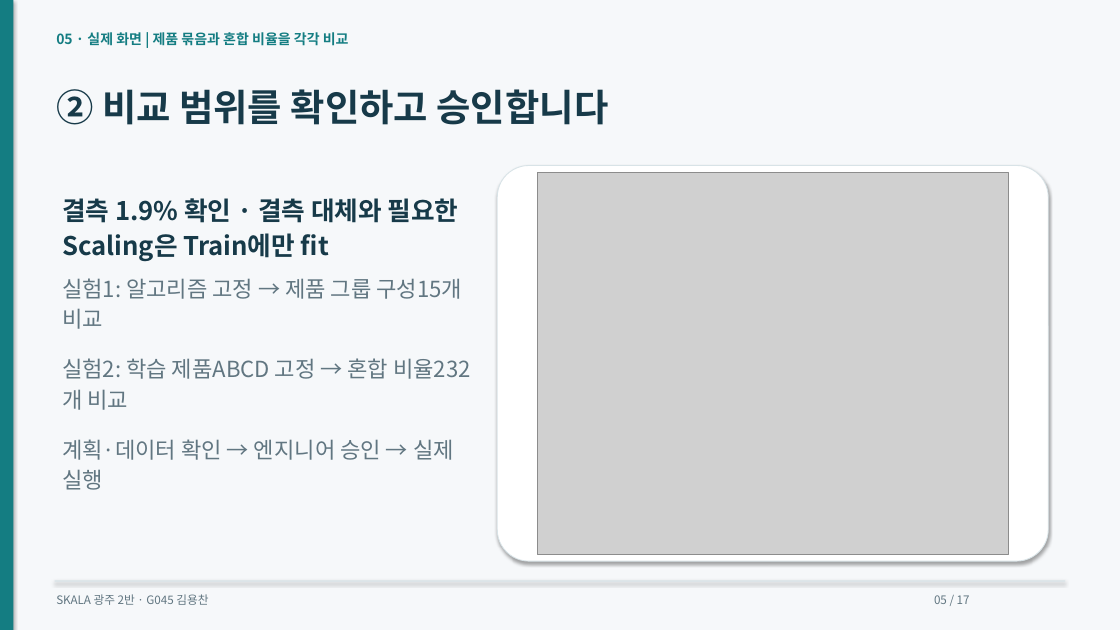
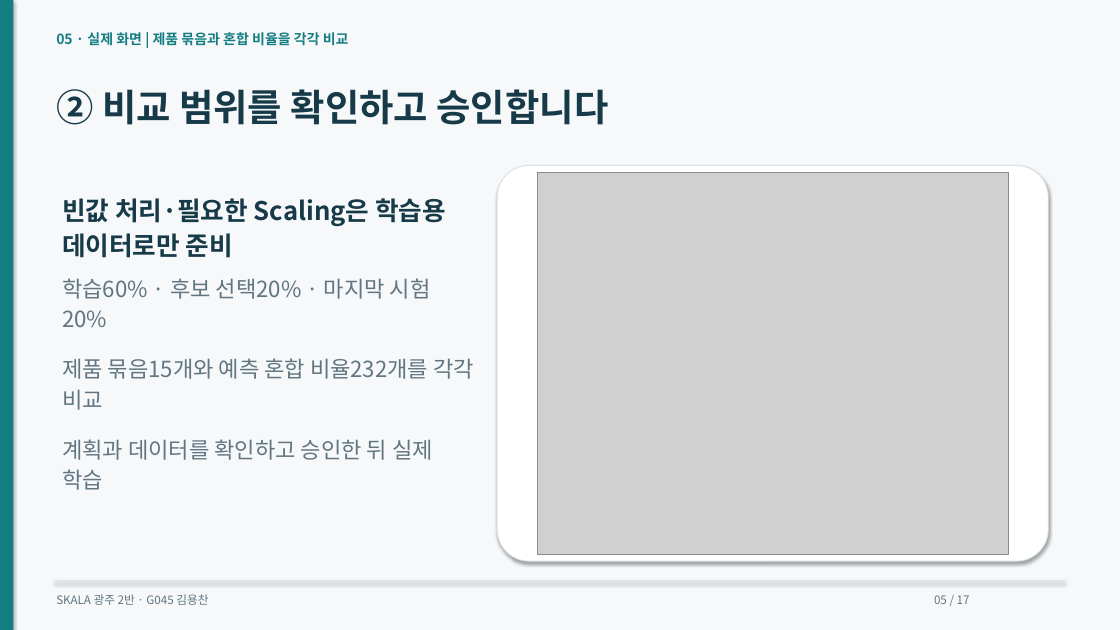
Before and after one commit to dragonchan95/Semiconductor-AI-Agent, a slide deck: slide 5 of docs/G045_Semiconductor_Agent.pptx. Drawn at 1120x630 pixels with LibreOffice and Linux fonts; fonts in the diff are those of the drawing; grey boxes stand for pictures. Boxes give left, top, right and bottom in pixels: in the first picture for what was removed or moved away, otherwise in the second. Text is boxed around its words. In the diff, an @@ line names an element or a change of style, - is before the commit and + after.

```diff
--- a/docs/G045_Semiconductor_Agent.pptx
+++ b/docs/G045_Semiconductor_Agent.pptx
@@ text at (62, 198, 446, 258): text changed @@
-결측 1.9% 확인 · 결측 대체와 필요한 Scaling은 Train에만 fit
+빈값 처리·필요한 Scaling은 학습용 데이터로만 준비
@@ text at (62, 278, 431, 299): text changed @@
-실험1: 알고리즘 고정 → 제품 그룹 구성15개 비교
+학습60% · 후보 선택20% · 마지막 시험20%
@@ text at (62, 358, 474, 410): text changed @@
-실험2: 학습 제품ABCD 고정 → 혼합 비율232개 비교
+제품 묶음15개와 예측 혼합 비율232개를 각각 비교
@@ text at (62, 439, 433, 490): text changed @@
-계획·데이터 확인 → 엔지니어 승인 → 실제 실행
+계획과 데이터를 확인하고 승인한 뒤 실제 학습
```
Also in this commit, not shown: 7 other slides changed, 5 other files.
